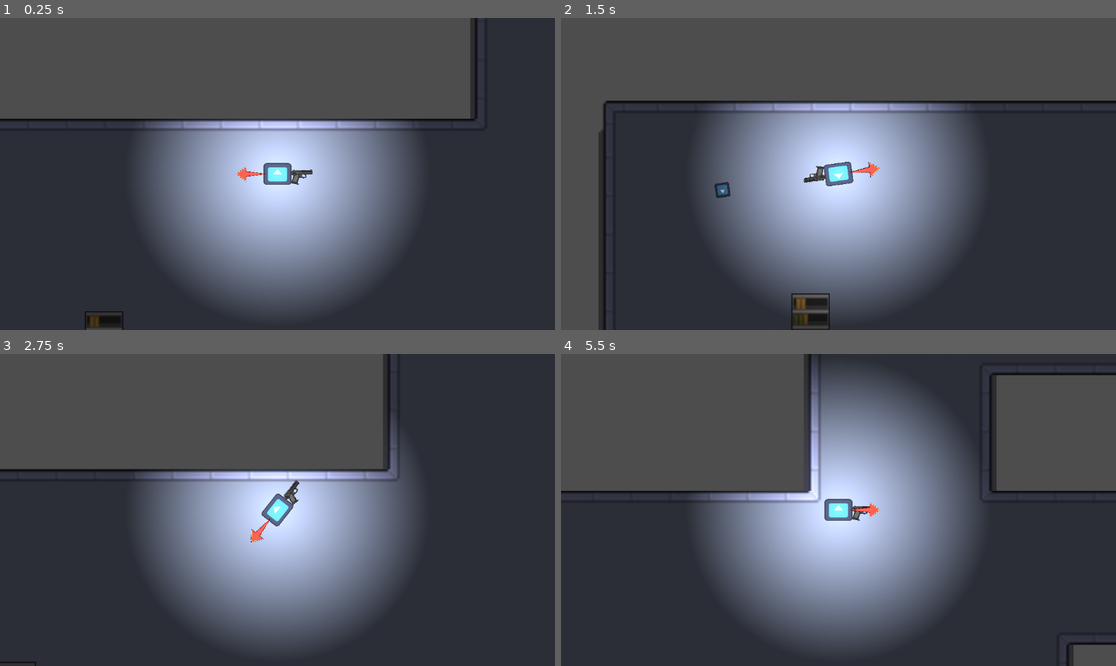
Above: before the commit, frames 1-4 (two rows, left to right).
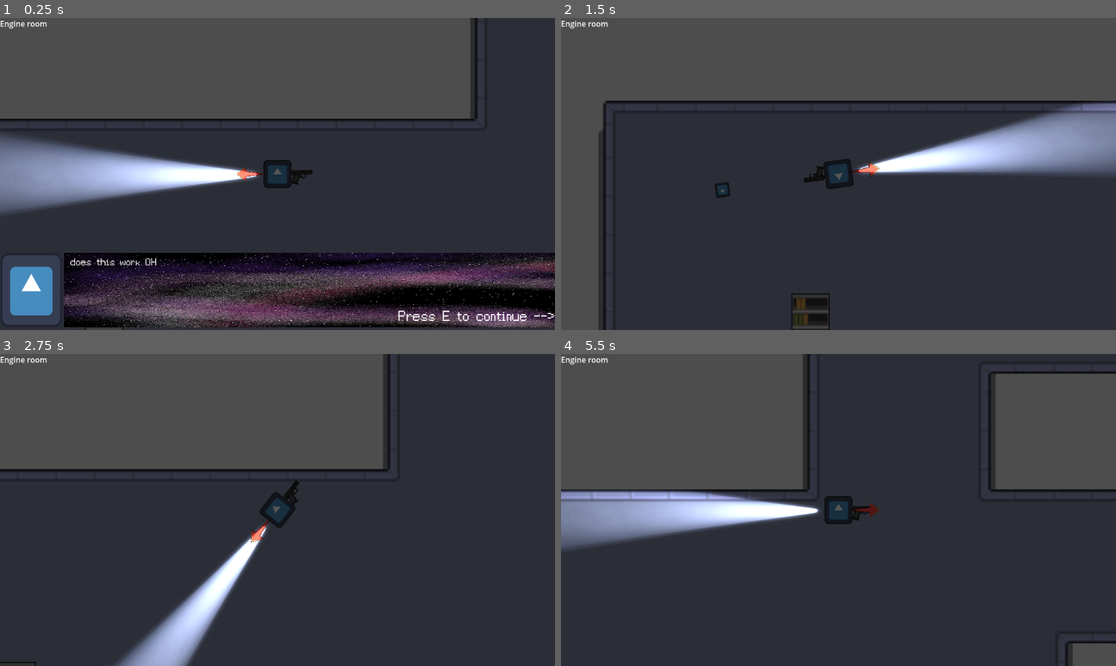
Above: after the commit, the same moments.

Repository: soligso-cpu/Station-F
Game: Godot game, scene res://Scenes/Levels/level_1.tscn
Same seed, same stepped clock (60 frames per second), same inputs: the game is played once before the commit and once after it. The engine's default icon, where the game draws it, is replaced by a stand-in: a white triangle on a blue panel in a dark square.
Inputs (mouse positions are in pixels of both pictures, inside the frame that each line leads up to):
- Up to frame 1 (0.25 s): no input
- Up to frame 2 (1.5 s): tap E (Interact) at 0.5, 0.6, 1.25 s; move the mouse to (960, 158) at 0.52 s; hold Right 0.53-1.28 s; click (960, 158) at 0.67 s; move the mouse to (727, 189) at 1.27 s; hold Down from 1.28 s (still down); click (727, 189) at 1.35 s
- Up to frame 3 (2.75 s): move the mouse to (333, 441) at 2.02 s; release Down at 2.03 s; hold Right from 2.03 s (still down); tap Space (WallPush) at 2.1 s
- Up to frame 4 (5.5 s): move the mouse to (810, 572) at 2.77 s; release Right at 2.78 s; hold Up 2.78-3.53 s; tap Alt at 2.85 s; click (810, 572) at 2.92 s; move the mouse to (1005, 556) at 3.52 s; hold Left 3.53-5.03 s; tap Shift at 3.6 s; tap Enter at 4.25 s; move the mouse to (672, 463) at 4.27 s; tap E (Interact) at 4.35 s; tap Space (WallPush) at 5 s; move the mouse to (866, 510) at 5.02 s; hold Down from 5.03 s (still down); click (866, 510) at 5.1 s

The runs differ from the first frame. In frame 1, 44% of the frame differs, in the area x 0-100%, y 0-100%; in frame 2, 33%; in frame 3, 25%; in frame 4, 34%.

Commit message:
I HAVE RETURNED

Diff:
--- a/Scenes/Levels/level_1.tscn
+++ b/Scenes/Levels/level_1.tscn
@@ -643,10 +643,8 @@
 zoom = Vector2(5, 5)
 
 [node name="UIlayer" parent="Player" unique_id=514651991 instance=ExtResource("4_iixi8")]
-visible = false
 
 [node name="DialougueLayer" parent="Player" unique_id=126729632 instance=ExtResource("7_jv26f")]
-visible = false
 
 [node name="Node2D2" parent="." unique_id=275785741 instance=ExtResource("6_xgxfi")]
 position = Vector2(32, 23)
--- a/Scenes/player.tscn
+++ b/Scenes/player.tscn
@@ -2,38 +2,30 @@
 
 [ext_resource type="Script" uid="uid://dh4sxs0xtnjkc" path="res://Scripts/Player.gd" id="1_v0iea"]
 [ext_resource type="Texture2D" uid="uid://dww4omryxl768" path="res://icon.svg" id="2_cvnsp"]
+[ext_resource type="Texture2D" uid="uid://b5ei2f4jgkfoo" path="res://Assets/flashlight.jpg" id="2_fkybt"]
 [ext_resource type="Texture2D" uid="uid://cexaqfug60si4" path="res://Assets/lighy.webp" id="3_6t5aa"]
-[ext_resource type="Texture2D" uid="uid://4ylwyttsr14x" path="res://Assets/light.webp" id="4_vgqql"]
 [ext_resource type="Texture2D" uid="uid://ddm5ck0nfkstv" path="res://Assets/PlayerGun(NoAnim).webp" id="5_fkybt"]
 
 [sub_resource type="RectangleShape2D" id="RectangleShape2D_6t5aa"]
-size = Vector2(11, 8)
+size = Vector2(9.5, 9)
 
 [sub_resource type="RectangleShape2D" id="RectangleShape2D_vgqql"]
-size = Vector2(12, 10)
+size = Vector2(14, 13)
 
 [node name="Player" type="CharacterBody2D" unique_id=1165273323]
 collision_layer = 3
 collision_mask = 3
 script = ExtResource("1_v0iea")
 
-[node name="PointLight2D" type="PointLight2D" parent="." unique_id=1097200906]
-scale = Vector2(0.5, 0.5)
-energy = 1.48
-shadow_enabled = true
-shadow_color = Color(0, 0, 0, 1)
-texture = ExtResource("3_6t5aa")
-
 [node name="Flashlight" type="PointLight2D" parent="." unique_id=1100001452]
-visible = false
-position = Vector2(0, -98)
+position = Vector2(-98, 9.536743e-07)
 rotation = 1.5707964
-scale = Vector2(0.19873068, 0.20559159)
-energy = 4.16
-texture = ExtResource("4_vgqql")
+scale = Vector2(0.1436531, 0.2543683)
+energy = 2.07
+texture = ExtResource("2_fkybt")
 
 [node name="Sprite2D" type="Sprite2D" parent="." unique_id=1843675072]
-scale = Vector2(0.08984375, 0.0703125)
+scale = Vector2(0.08984375, 0.08984375)
 texture = ExtResource("2_cvnsp")
 
 [node name="CollisionShape2D" type="CollisionShape2D" parent="." unique_id=744785750]
@@ -53,5 +45,14 @@
 texture = ExtResource("5_fkybt")
 flip_h = true
 
+[node name="PointLight2D" type="PointLight2D" parent="." unique_id=1097200906]
+visible = false
+position = Vector2(3.8146973e-06, 3.8146973e-06)
+scale = Vector2(0.21875, 0.203125)
+energy = 1.48
+shadow_enabled = true
+shadow_color = Color(0, 0, 0, 1)
+texture = ExtResource("3_6t5aa")
+
 [connection signal="timeout" from="CooldownTimer" to="." method="_on_cooldown_timer_timeout"]
 [connection signal="body_entered" from="Area2D" to="." method="_on_area_2d_body_entered"]
--- a/Scripts/Levels/level_1.gd
+++ b/Scripts/Levels/level_1.gd
@@ -28,7 +28,8 @@
 
 # Called every frame. 'delta' is the elapsed time since the previous frame.
 func _process(delta: float) -> void:
-	pass
+	if room == 0 and starting_room_hits_left < 1:
+		print("Starting room exploded")
 
 func _on_player_player_shoot(player: CharacterBody2D, dir: Vector2) -> void:
 	var bullet = PLAYER_BULLET_SCENE.instantiate()
--- a/Scripts/Player.gd
+++ b/Scripts/Player.gd
@@ -23,6 +23,7 @@
 var cling_state = false
 
 func _physics_process(delta: float) -> void:
+
 	for Area2D in $Area2D.get_overlapping_areas():
 		if Area2D.name == "StartingRoom":
 			$"..".room = current_room.STARTING_ROOM
--- a/project.godot
+++ b/project.godot
@@ -14,6 +14,10 @@
 run/main_scene="uid://d3sfu4av0d0uk"
 config/features=PackedStringArray("4.6", "Forward Plus")
 config/icon="res://icon.svg"
+
+[dotnet]
+
+project/assembly_name="Station F"
 
 [editor_plugins]
 
Binary file added: Assets/flashlight.jpg
Not shown, added: Assets/flashlight.jpg.import
